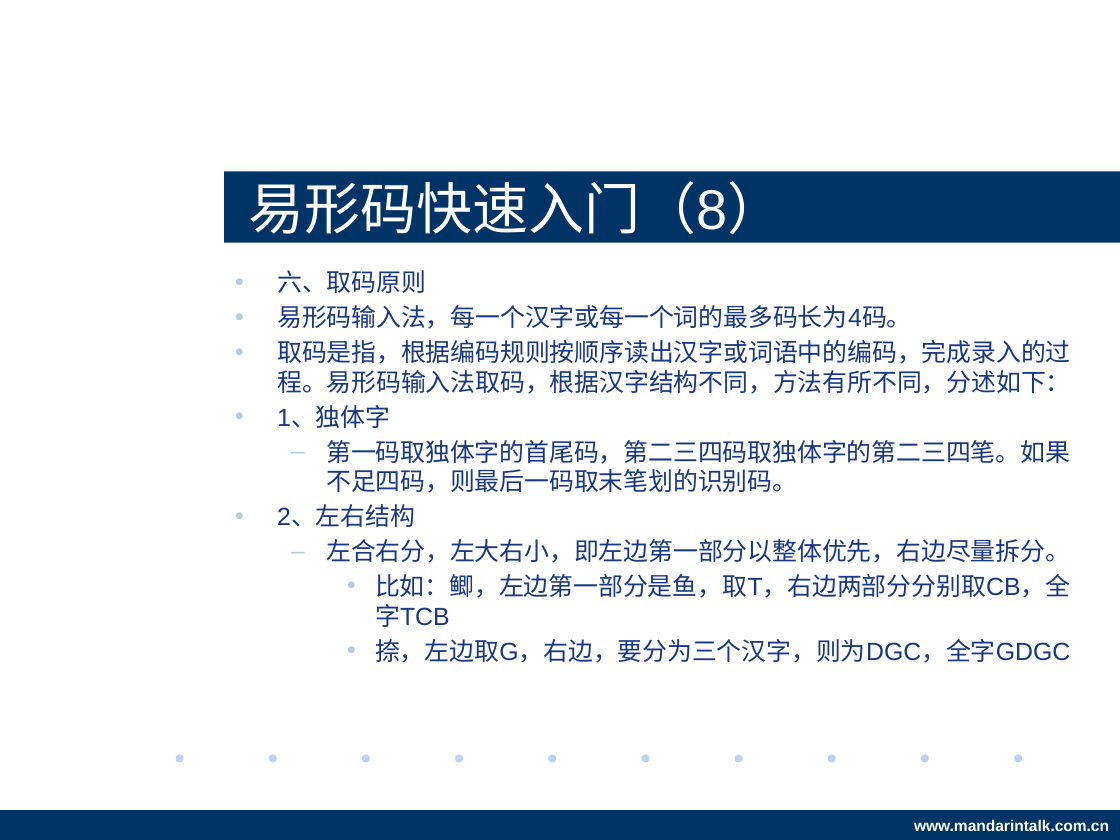
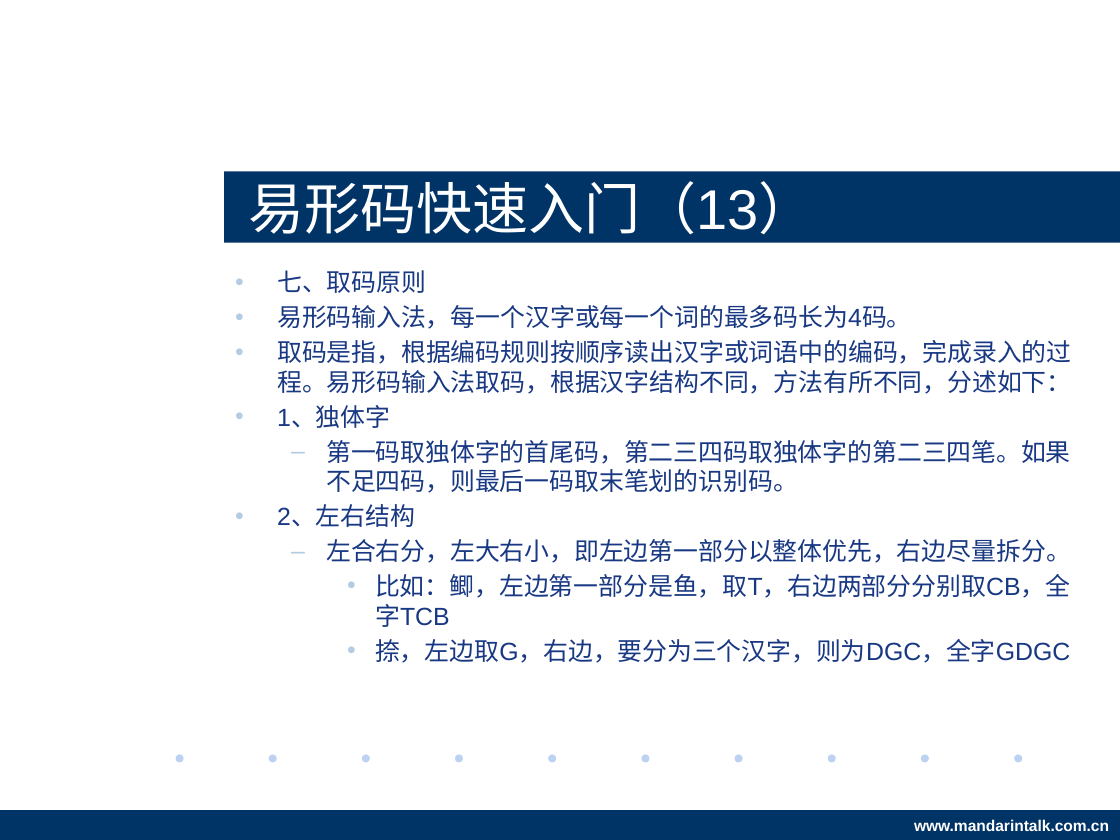
Before and after one commit to BardoQi/eShine, a slide deck: slide 27 of docs/project_summary.pptx (slide 22 before the commit). Drawn at 1120x840 pixels with LibreOffice and Linux fonts; fonts in the diff are those of the drawing; background and template pictures are left out. Boxes give left, top, right and bottom in pixels: in the first picture for what was removed or moved away, otherwise in the second. Text is boxed around its words. In the diff, an @@ line names an element or a change of style, - is before the commit and + after.

```diff
--- a/docs/project_summary.pptx
+++ b/docs/project_summary.pptx
@@ title at (248, 181, 814, 244): text changed @@
-易形码快速入门（8）
+易形码快速入门（13）
@@ text at (277, 270, 426, 293): text changed @@
-• 六、取码原则
+• 七、取码原则
```
Also in this commit, not shown: 11 other slides changed, 6 slides added.
